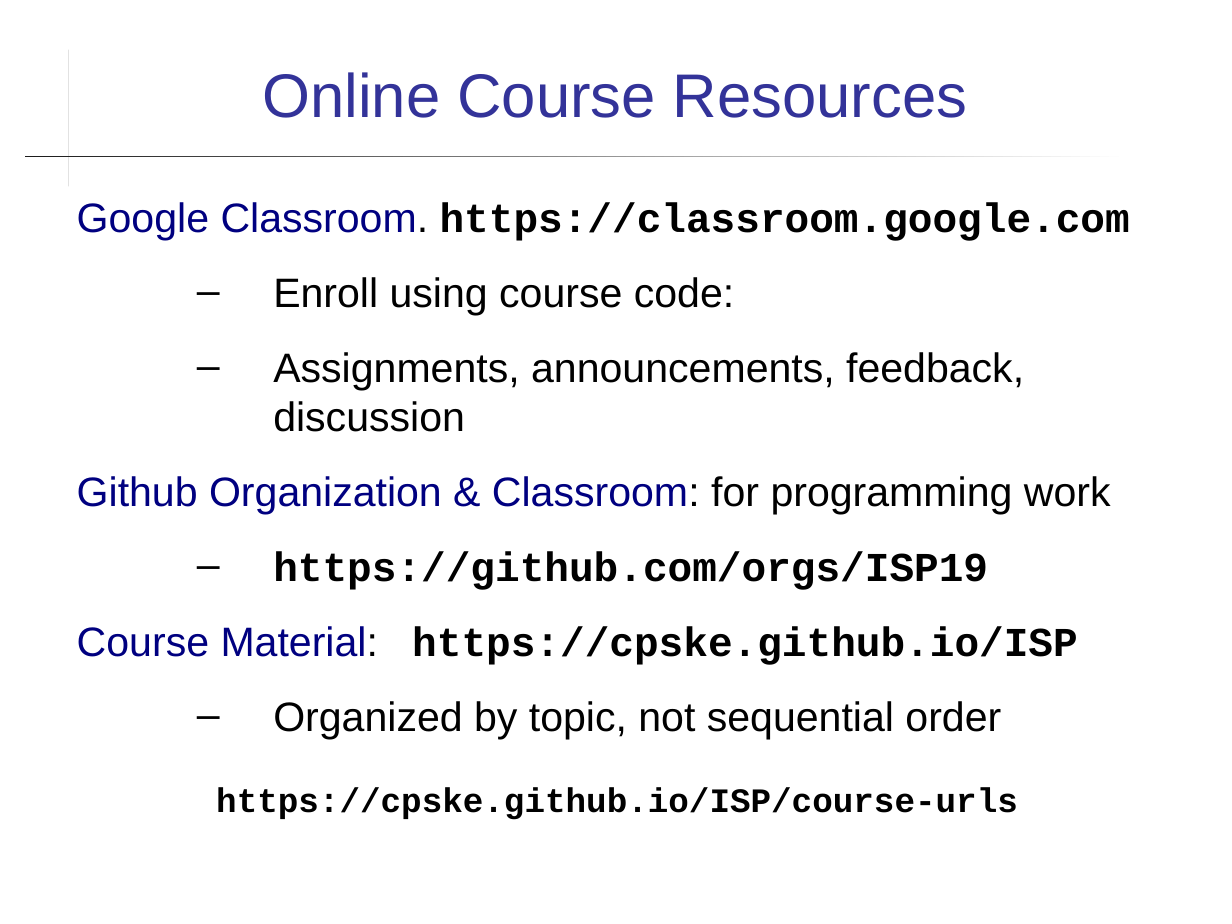
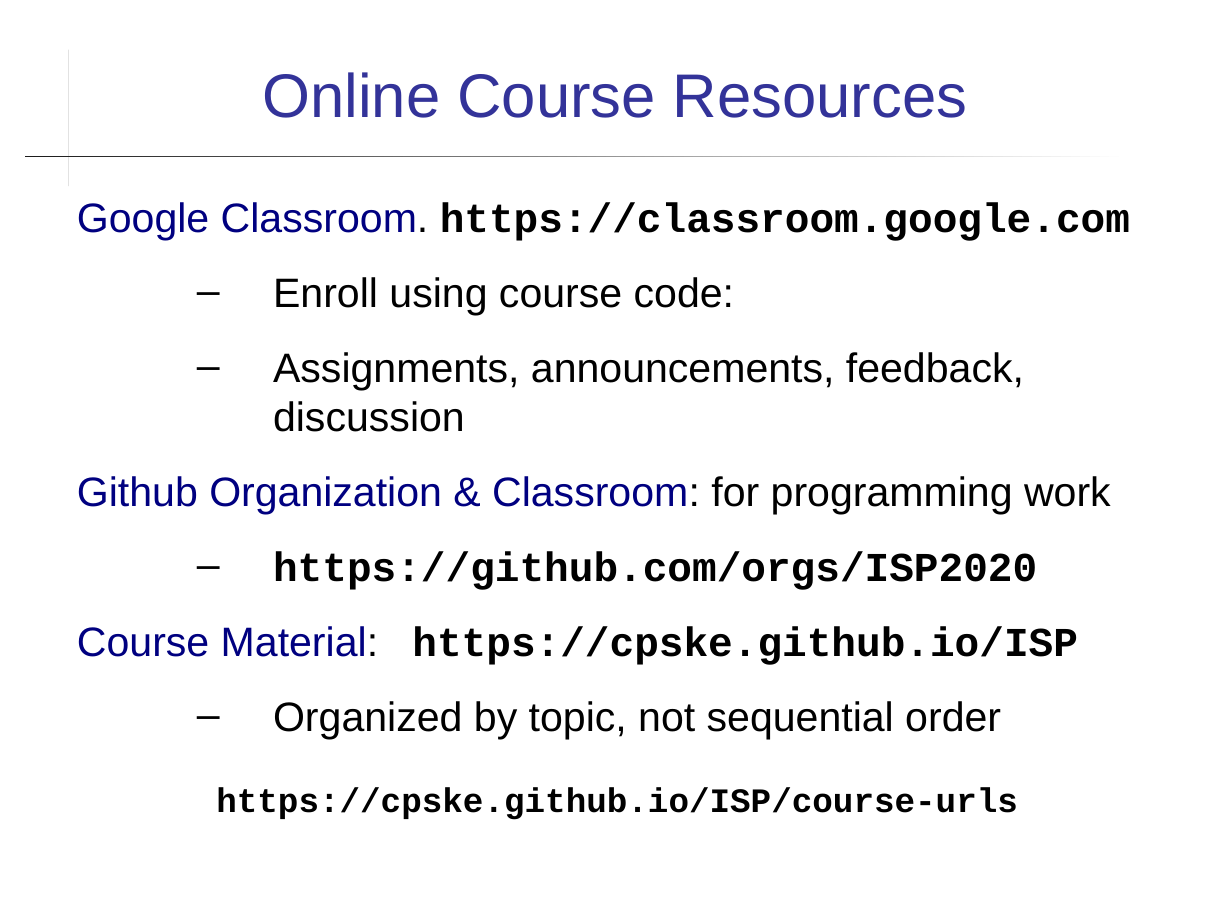
Before and after one commit to cpske/ISP, a slide deck: slide 15 of introduction/Introduction-to-Course.ppt (slide 16 before the commit). Drawn at 1232x924 pixels with LibreOffice and Linux fonts; fonts in the diff are those of the drawing. Boxes give left, top, right and bottom in pixels: in the first picture for what was removed or moved away, otherwise in the second. Text is boxed around its words. In the diff, an @@ line names an element or a change of style, - is before the commit and + after.

```diff
--- a/introduction/Introduction-to-Course.ppt
+++ b/introduction/Introduction-to-Course.ppt
@@ text at (273,551,1037,590): text changed @@
-  – https://github.com/orgs/ISP19
+  – https://github.com/orgs/ISP2020
```
Also in this commit, not shown: 7 other slides changed, 1 slide removed, 7 other files.
